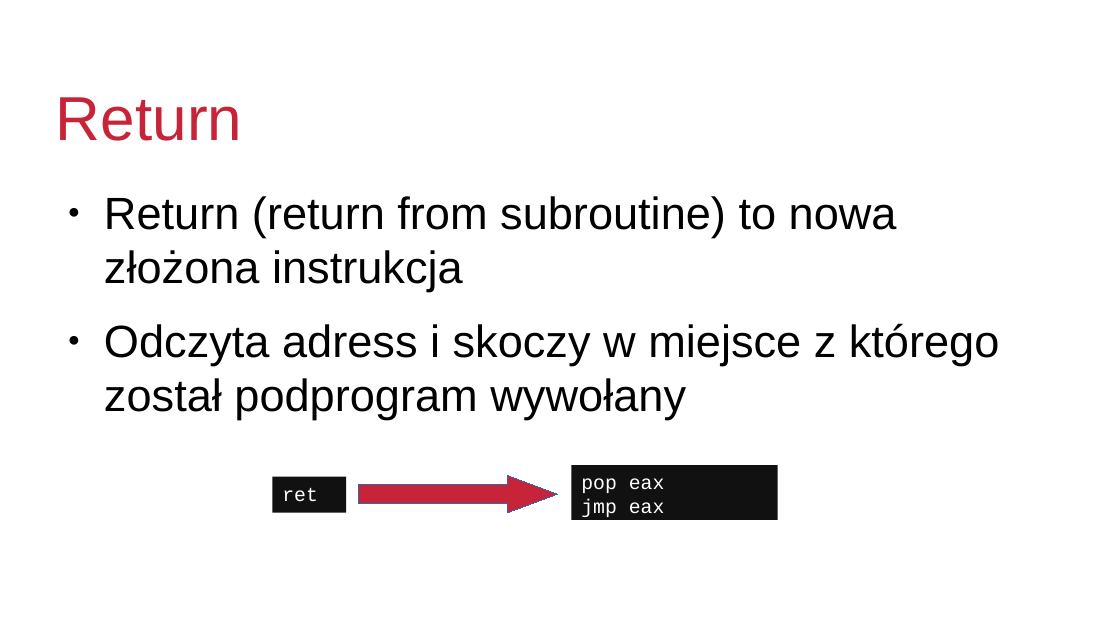
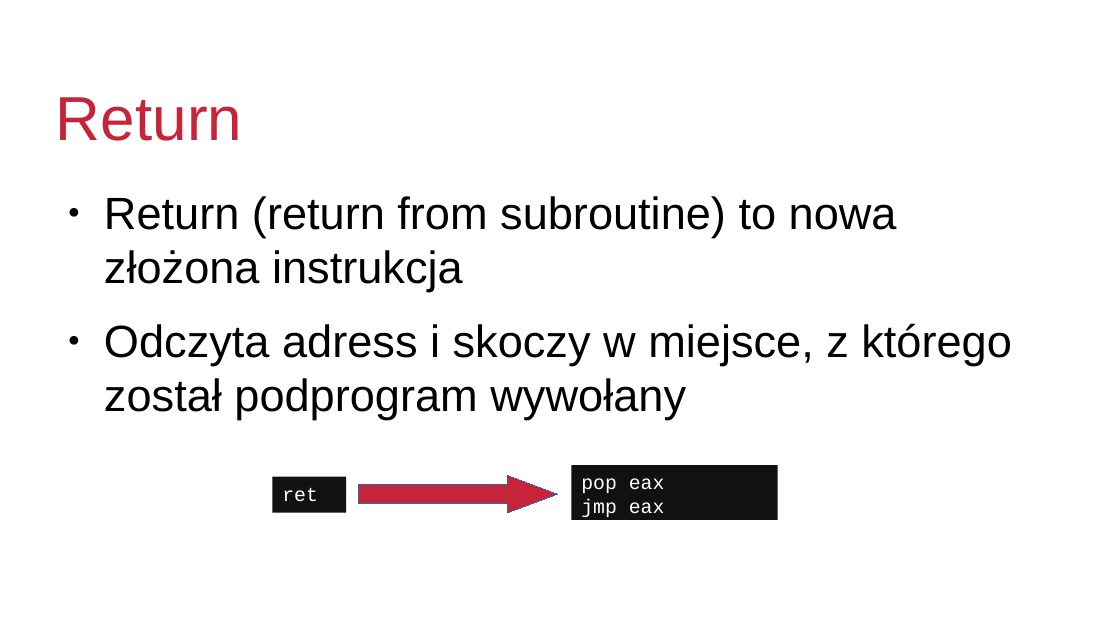
Before and after one commit to p7tryk/jezykiparadygmaty, a slide deck: slide 10 of prezentacja/podprogramy.odp. Drawn at 1120x630 pixels with LibreOffice and Linux fonts; fonts in the diff are those of the drawing; background and template pictures are left out. Boxes give left, top, right and bottom in pixels: in the first picture for what was removed or moved away, otherwise in the second. Text is boxed around its words. In the diff, an @@ line names an element or a change of style, - is before the commit and + after.

Commit message:
podprogramy - wysłane

```diff
--- a/prezentacja/podprogramy.odp
+++ b/prezentacja/podprogramy.odp
@@ text at (104, 323, 1012, 420): text changed @@
-● Odczyta adress i skoczy w miejsce z którego został podprogram wywołany
+● Odczyta adress i skoczy w miejsce, z którego został podprogram wywołany
```
Also in this commit, not shown: 6 other slides changed, 17 slides added, 1 slide removed, 13 other files.
